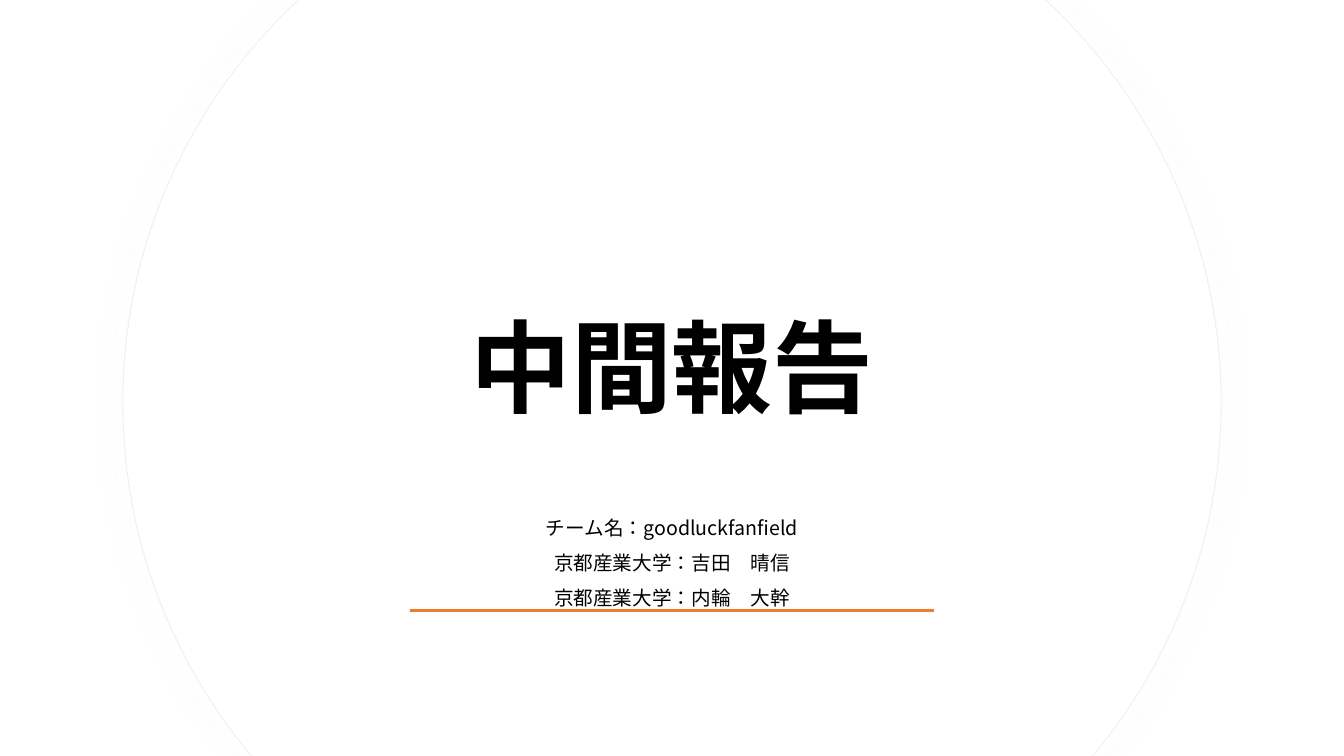
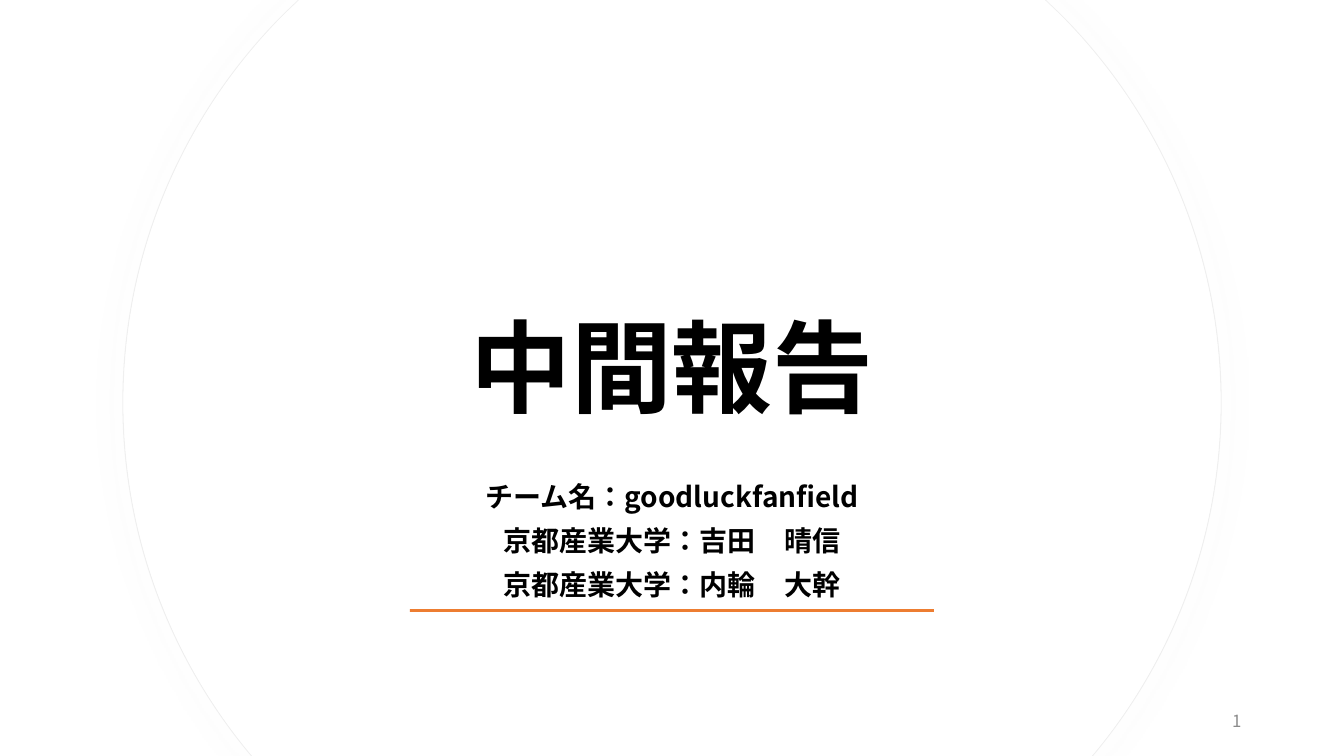
Before and after one commit to OOL2020-goodluckfanfield/Document, a slide deck: slide 1 of ool2020_middle_report_volume３_10_25 .pptx. Drawn at 1344x756 pixels with LibreOffice and Linux fonts; fonts in the diff are those of the drawing. Boxes give left, top, right and bottom in pixels: in the first picture for what was removed or moved away, otherwise in the second. Text is boxed around its words. In the diff, an @@ line names an element or a change of style, - is before the commit and + after.

```diff
--- a/ool2020_middle_report_volume３_10_25 .pptx
+++ b/ool2020_middle_report_volume３_10_25 .pptx
@@ subtitle "チーム名：goodluckfanfield": place and size @@
-subtitle "チーム名：goodluckfanfield" at [546, 518, 798, 611]
+subtitle "チーム名：goodluckfanfield" at [485, 483, 859, 598]
@@ subtitle "チーム名：goodluckfanfield" at [485, 483, 859, 598]: size 14 to 20 pt, bold on @@
@@ page number added at [1232, 715, 1241, 727], 12 pt, text #8C8C8C @@
+1
```
Also in this commit, not shown: 9 other slides changed, 3 slides added.
